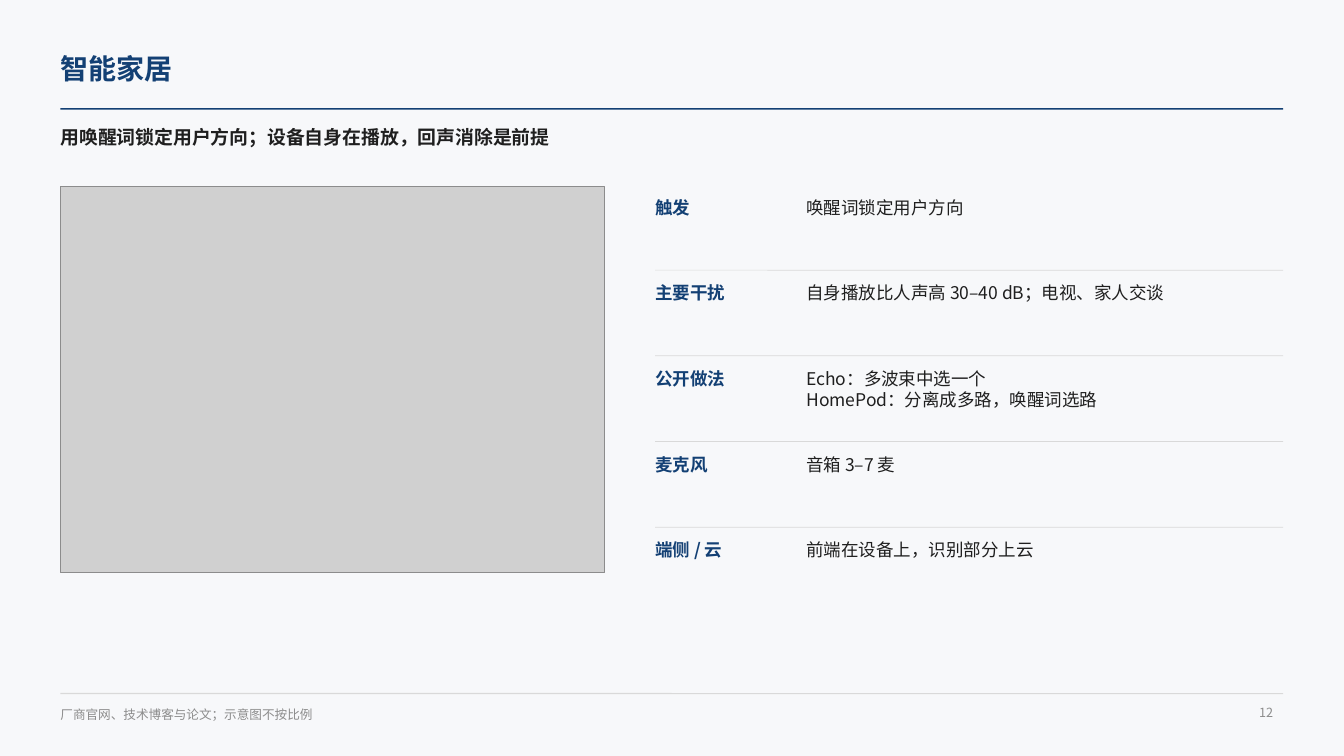
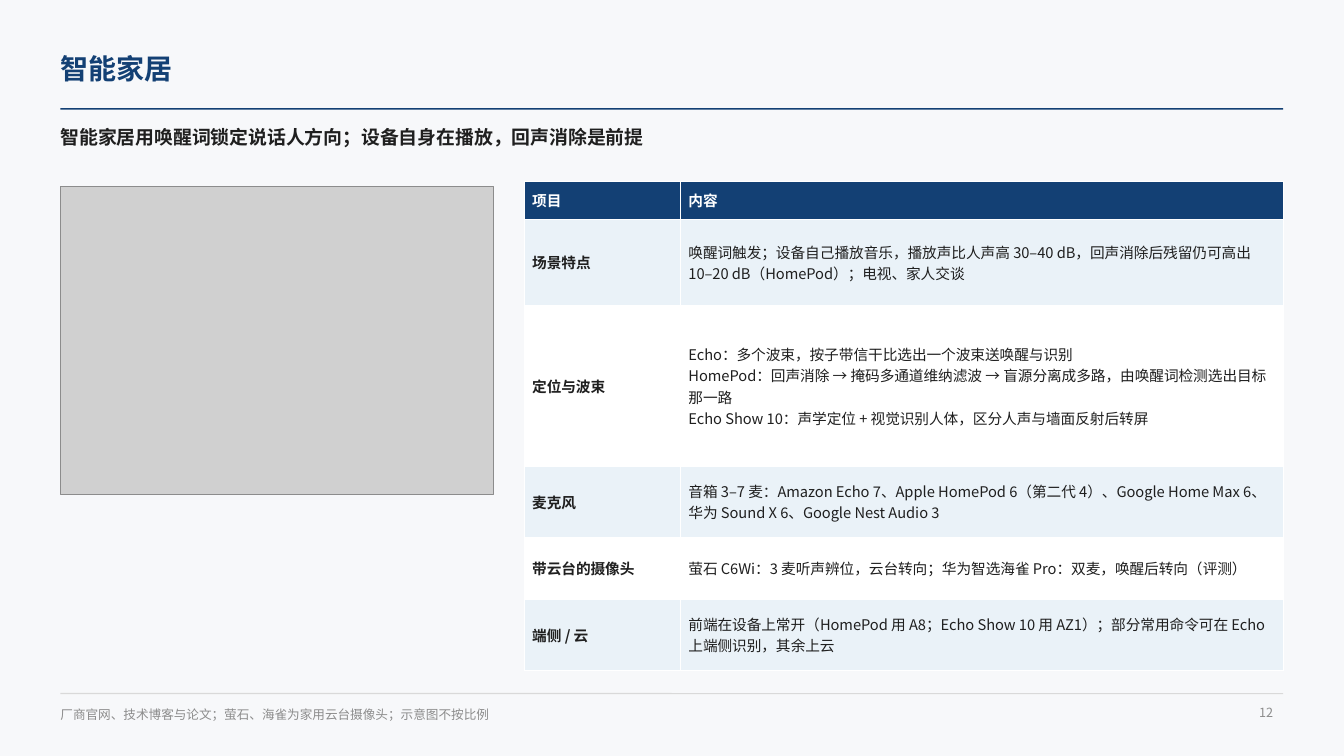
Before and after one commit to ZeroFoxxi/ssl-scene1, a slide deck: slide 12 of 01_场景一_摄像头声源定位/技术总结/声源定位与波束成形技术总结.pptx. Drawn at 1344x756 pixels with LibreOffice and Linux fonts; fonts in the diff are those of the drawing; grey boxes stand for pictures. Boxes give left, top, right and bottom in pixels: in the first picture for what was removed or moved away, otherwise in the second. Text is boxed around its words. In the diff, an @@ line names an element or a change of style, - is before the commit and + after.

```diff
--- a/01_场景一_摄像头声源定位/技术总结/声源定位与波束成形技术总结.pptx
+++ b/01_场景一_摄像头声源定位/技术总结/声源定位与波束成形技术总结.pptx
@@ text at (60,128,643,147): text changed @@
-用唤醒词锁定用户方向；设备自身在播放，回声消除是前提
+智能家居用唤醒词锁定说话人方向；设备自身在播放，回声消除是前提
@@ picture: place and size @@
-picture at (60,187,605,573)
+picture at (60,187,494,494)
@@ table added at (524,181,1284,657), 6 rows, 2 columns @@
+项目 | 内容
+场景特点 | 唤醒词触发；设备自己播放音乐，播放声比人声高 30–40 dB，回声消除后残留仍可高出 10–20 dB（HomePod）；电视、家人交谈
+定位与波束 | Echo：多个波束，按子带信干比选出一个波束送唤醒与识别 / HomePod：回声消除 → 掩码多通道维纳滤波 → 盲源分离成多路，由唤醒词检测选出目标那一路 / Echo Show 10：声学定位 + 视觉识别人体，区分人声与墙面反射后转屏
+麦克风 | 音箱 3–7 麦：Amazon Echo 7、Apple HomePod 6（第二代 4）、Google Home Max 6、华为 Sound X 6、Google Nest Audio 3
+带云台的摄像头 | 萤石 C6Wi：3 麦听声辨位，云台转向；华为智选海雀 Pro：双麦，唤醒后转向（评测）
+端侧 / 云 | 前端在设备上常开（HomePod 用 A8；Echo Show 10 用 AZ1）；部分常用命令可在 Echo 上端侧识别，其余上云
@@ text removed at (655,199,690,216) @@
-触发
@@ text removed at (806,199,963,216) @@
-唤醒词锁定用户方向
@@ text removed at (655,284,725,301) @@
-主要干扰
@@ line removed from (655, 270) to (1284, 270) @@
@@ text removed at (806,284,1164,302) @@
-自身播放比人声高 30–40 dB；电视、家人交谈
@@ line removed from (655, 356) to (1284, 356) @@
@@ text removed at (655,370,725,387) @@
-公开做法
@@ text removed at (806,370,1097,408) @@
-Echo：多波束中选一个
-HomePod：分离成多路，唤醒词选路
@@ line removed from (655, 442) to (1284, 442) @@
@@ text removed at (655,456,707,473) @@
-麦克风
@@ text removed at (806,456,896,473) @@
-音箱 3–7 麦
@@ text removed at (655,538,723,561) @@
-端侧 / 云
@@ line removed from (655, 527) to (1284, 527) @@
@@ text removed at (806,541,1033,558) @@
-前端在设备上，识别部分上云
@@ text at (60,708,489,721): text changed @@
-厂商官网、技术博客与论文；示意图不按比例
+厂商官网、技术博客与论文；萤石、海雀为家用云台摄像头；示意图不按比例
```
Also in this commit, not shown: 11 other slides changed, 2 other files.
